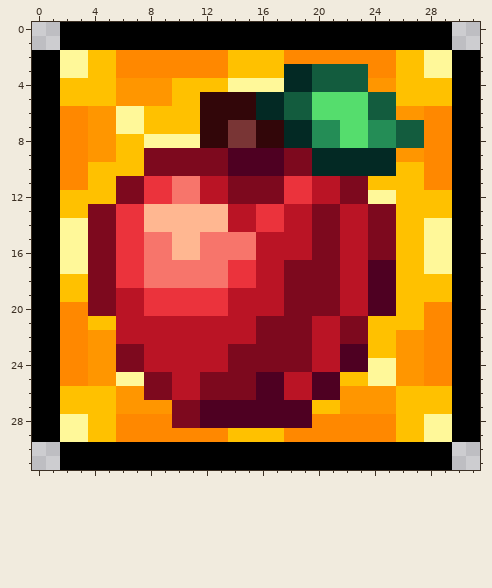
Two versions of one pixel-art sprite, Sources/Modules/FoodModule/Buffs/VanillaFoodBuffs/AppleBuff.png. Above is the file before it was changed.
The file is 32x32 pixels.
The result:
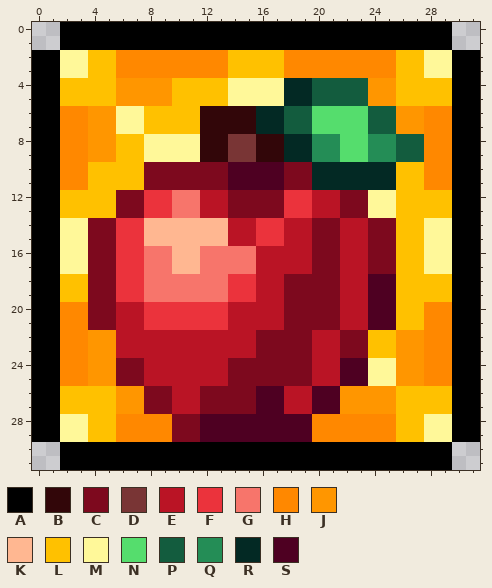
Palette (. is transparent): A #000000  B #320609  C #7d091e  D #793535  E #ba1425  F #eb333c  G #f7756b  H #ff8800  J #ff9600  K #ffb791  L #ffc100  M #fff899  N #55dd6d  P #135c3e  Q #248d56  R #032924  S #4e0022
Change:
y 3: x 18..23 RRPPPP -> HHHHHH
y 5: x 12..25 BBBBRRPPNNNNPP -> LLMMMMRRPPPPJJ
y 7: x 14..21 DDBBRRQQ -> BBRRPPNN; x 24..27 QQPP -> PPJJ
y 9: x 8..27 CCCCCCSSSSCCRRRRRRJJ -> MMMMBBDDBBRRQQNNQQPP
y 11: x 6..25 CCFFGGEECCCCFFEECCLL -> LLCCCCCCSSSSCCRRRRRR
y 13: x 4..25 CCFFKKKKKKEEFFEECCEECC -> LLCCFFGGEECCCCFFEECCMM
y 15: x 8..9 GG -> KK; x 12..17 GGGGEE -> KKEEFF
y 17: x 10..11 GG -> KK; x 14..15 FF -> GG; x 18..19 CC -> EE; x 24..25 SS -> CC
y 19: x 6..15 EEFFFFFFEE -> FFGGGGGGFF
y 21: x 4..5 LL -> CC; x 8..13 EEEEEE -> FFFFFF; x 16..17 CC -> EE; x 20..25 EECCLL -> CCEESS
y 23: x 6..7 CC -> EE; x 14..15 CC -> EE; x 22..23 SS -> CC
y 25: x 6..9 MMCC -> CCEE; x 12..13 CC -> EE; x 16..23 SSEESSLL -> CCCCEESS
y 27: x 8..15 JJCCSSSS -> CCEECCCC; x 18..21 SSLL -> EESS
y 29: x 10..19 HHHHLLLLHH -> CCSSSSSSSS
